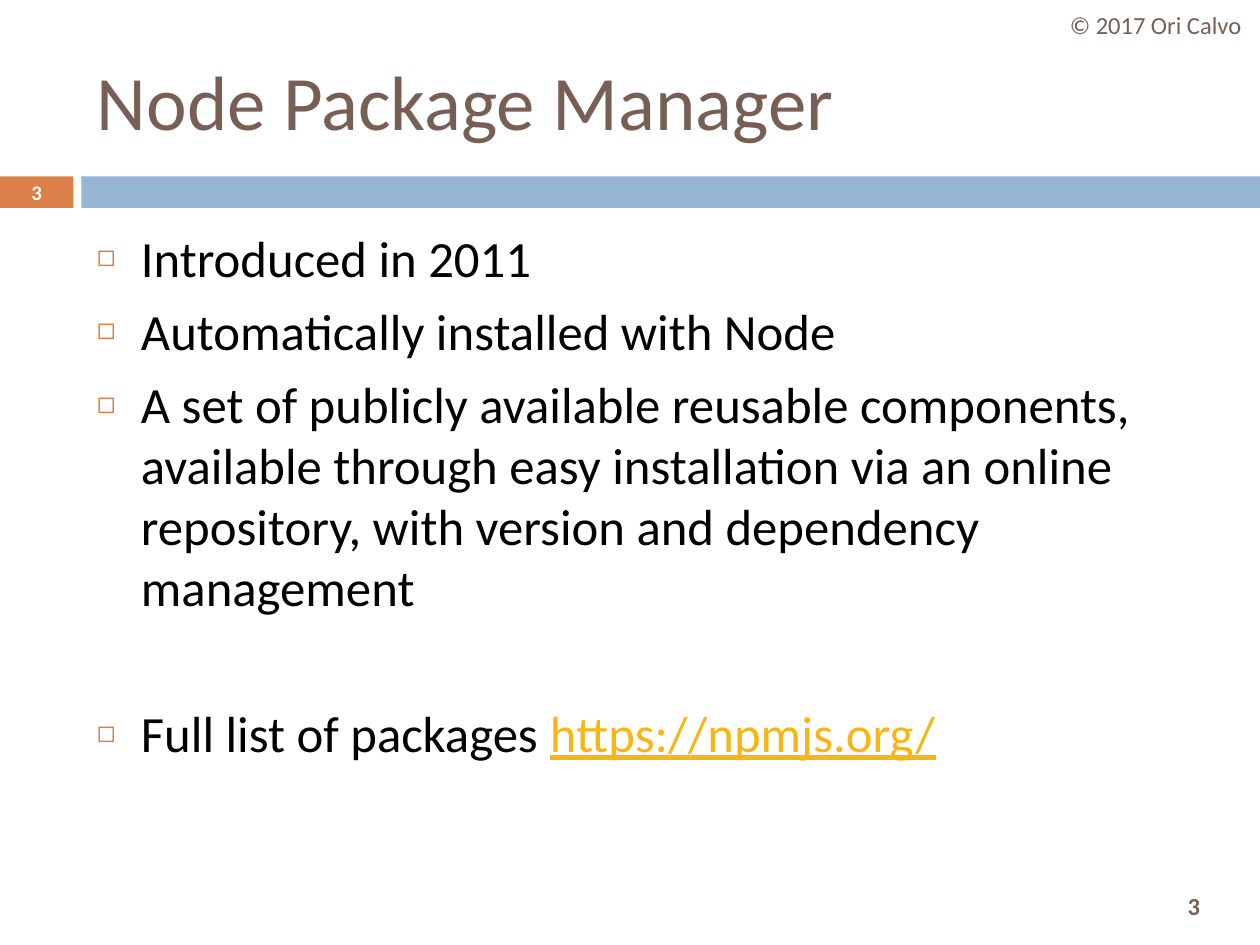
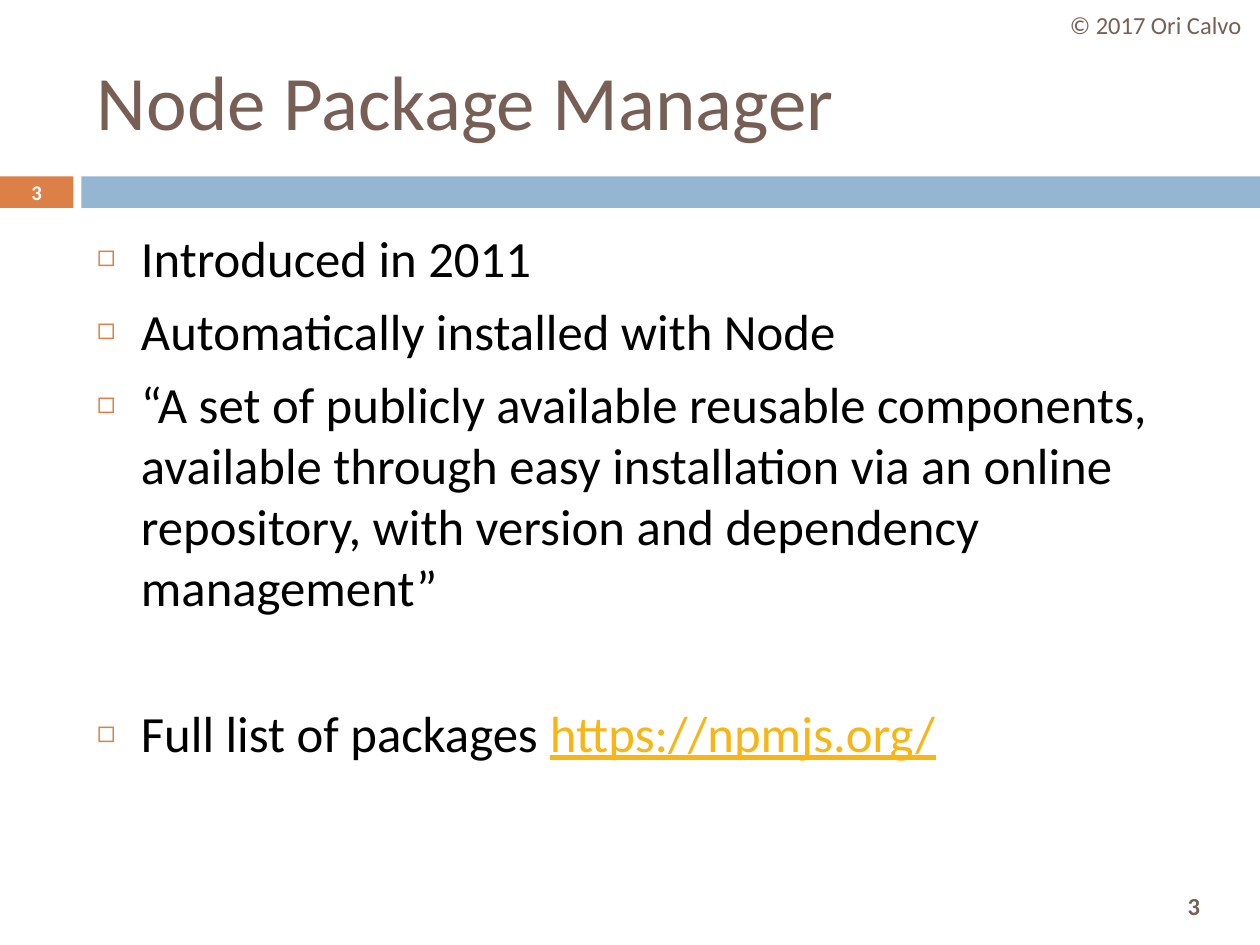
Before and after one commit to oricalvo/course-nodejs, a slide deck: slide 3 of PPTs/04 NPM.pptx. Drawn at 1260x945 pixels with LibreOffice and Linux fonts; fonts in the diff are those of the drawing. Boxes give left, top, right and bottom in pixels: in the first picture for what was removed or moved away, otherwise in the second. Text is boxed around its words. In the diff, an @@ line names an element or a change of style, - is before the commit and + after.

```diff
--- a/PPTs/04 NPM.pptx
+++ b/PPTs/04 NPM.pptx
@@ text at box(141, 386, 1146, 615): text changed @@
-◻ A set of publicly available reusable components, available through easy installation via an online repository, with version and dependency management
+◻ “A set of publicly available reusable components, available through easy installation via an online repository, with version and dependency management”
```
Also in this commit, not shown: 8 other slides changed, 27 other files.
